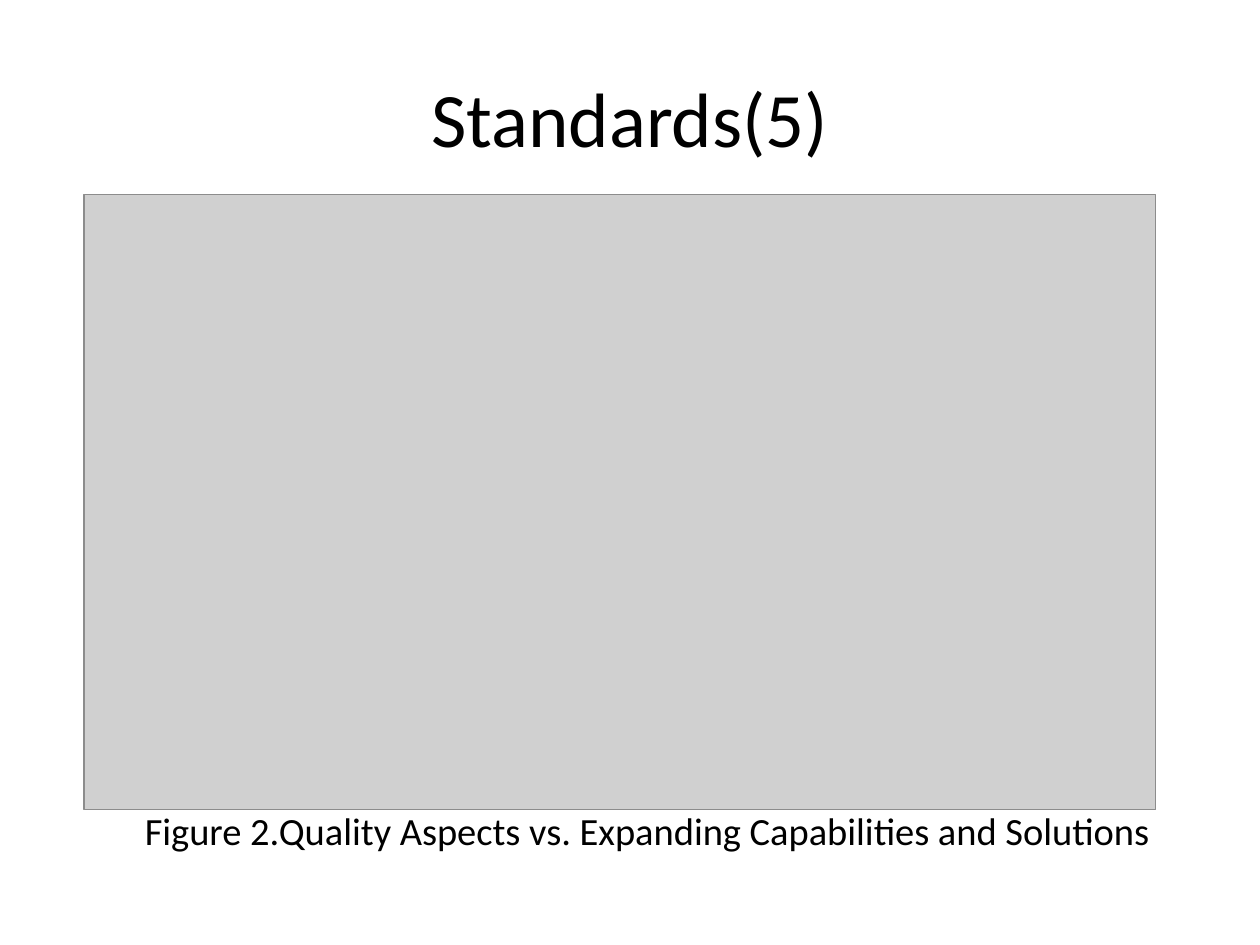
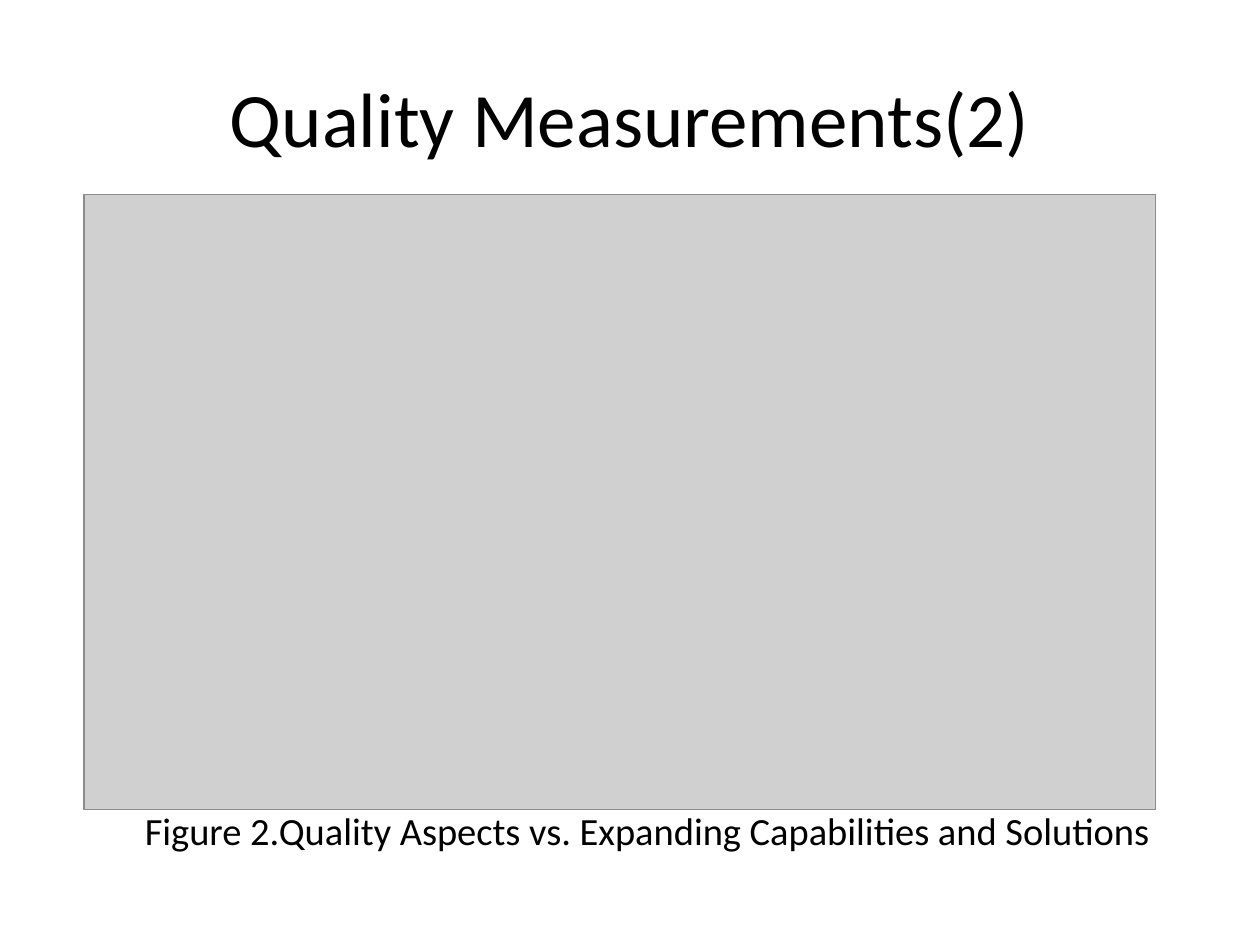
Before and after one commit to J2EEBeliever/INFS-774-LFreeman-JWang-NVilailack, a slide deck: slide 7 of INFS 774 Junxiang Technical Architecture.pptx. Drawn at 1260x945 pixels with LibreOffice and Linux fonts; fonts in the diff are those of the drawing; grey boxes stand for pictures; background and template pictures are left out. Boxes give left, top, right and bottom in pixels: in the first picture for what was removed or moved away, otherwise in the second. Text is boxed around its words. In the diff, an @@ line names an element or a change of style, - is before the commit and + after.

```diff
--- a/INFS 774 Junxiang Technical Architecture.pptx
+++ b/INFS 774 Junxiang Technical Architecture.pptx
@@ title at (x1=230, y1=91, x2=1029, y2=160): text changed @@
-Standards(5)
+Quality Measurements(2)
```
Also in this commit, not shown: 10 other slides changed.
